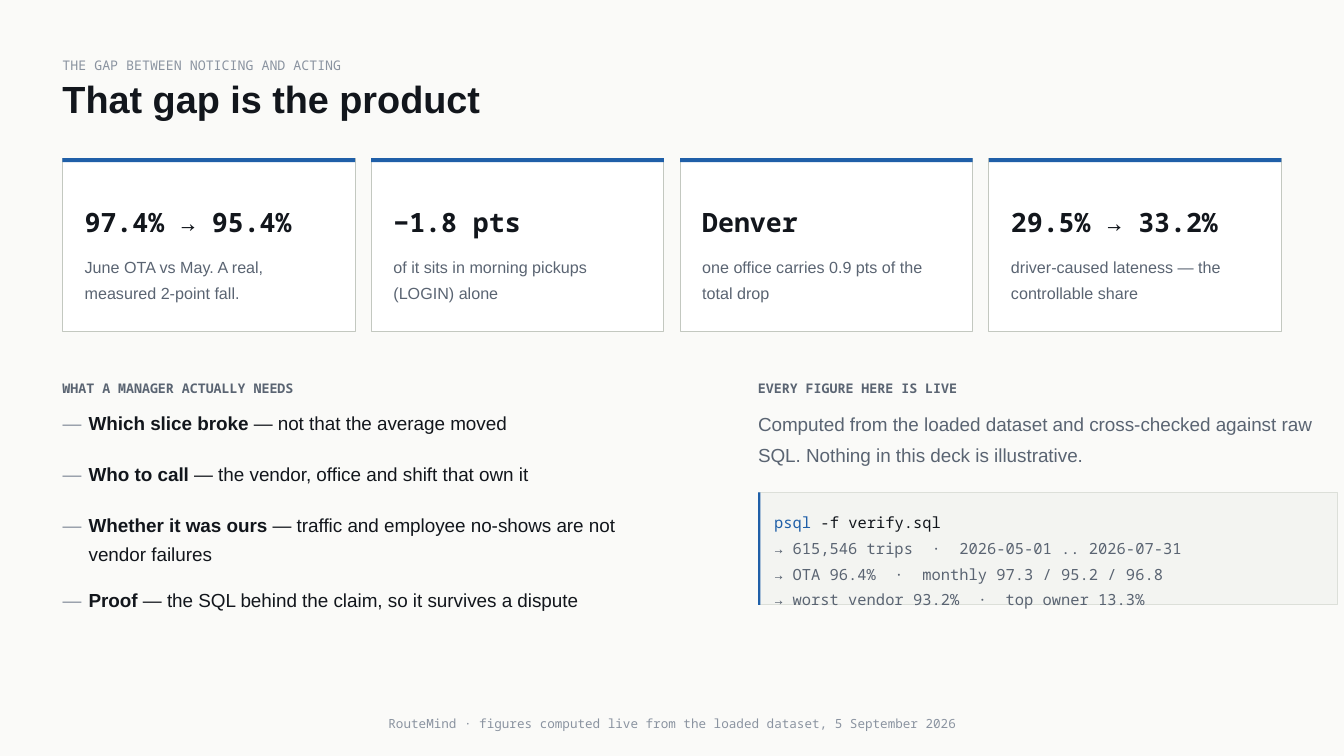
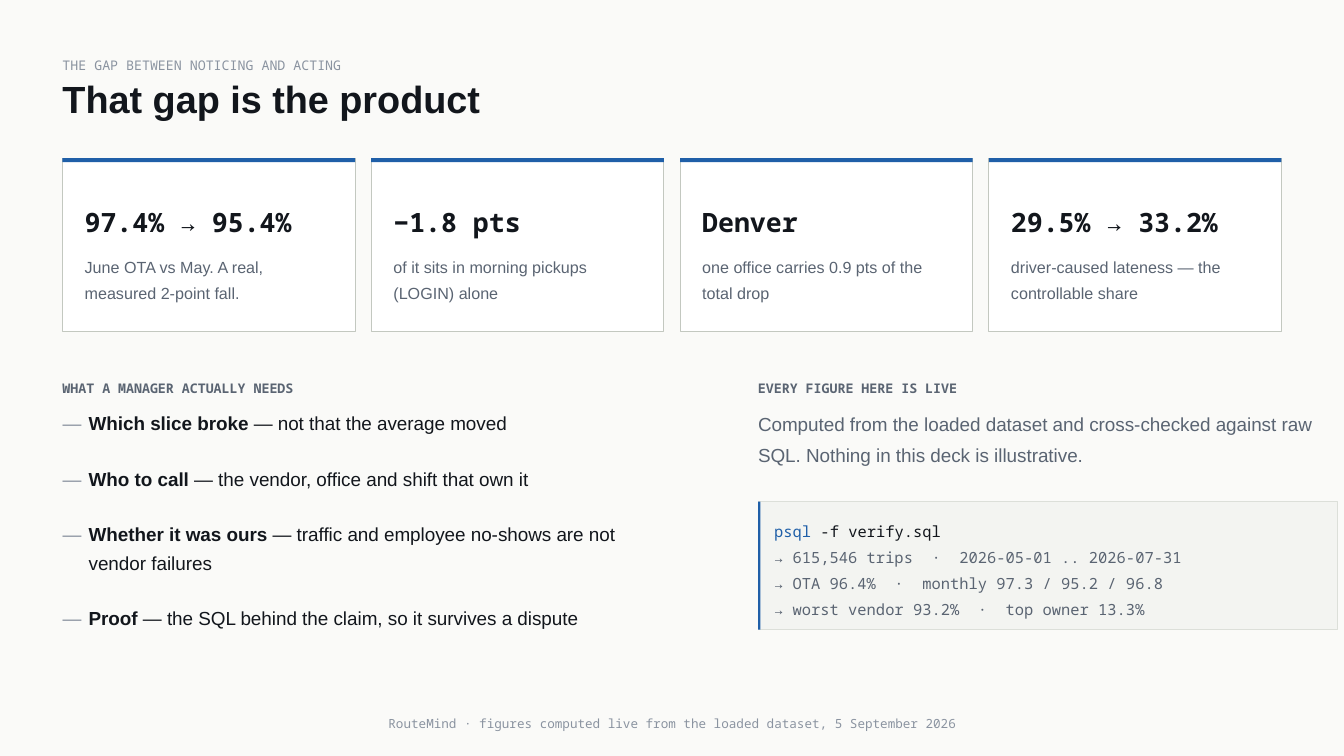
Before and after one commit to VishnuGupta16/routemind-service, a slide deck: slide 2 of docs/routemind-demo-deck.pptx. Drawn at 1344x756 pixels with LibreOffice and Linux fonts; fonts in the diff are those of the drawing. Boxes give left, top, right and bottom in pixels: in the first picture for what was removed or moved away, otherwise in the second. Text is boxed around its words. In the diff, an @@ line names an element or a change of style, - is before the commit and + after.

```diff
--- a/docs/routemind-demo-deck.pptx
+++ b/docs/routemind-demo-deck.pptx
@@ text "—" rewrapped from (x1=63, y1=456, x2=85, y2=486) to (x1=63, y1=461, x2=85, y2=496) @@
@@ text "Who to call — the ..." moved from (x1=89, y1=467, x2=528, y2=484) to (x1=89, y1=472, x2=528, y2=489) @@
@@ rectangle resized from (x1=758, y1=493, x2=1338, y2=606) to (x1=758, y1=502, x2=1338, y2=630) @@
@@ rectangle resized from (x1=758, y1=493, x2=760, y2=606) to (x1=758, y1=502, x2=760, y2=630) @@
@@ text "—" rewrapped from (x1=63, y1=507, x2=85, y2=537) to (x1=63, y1=516, x2=85, y2=552) @@
@@ text "Whether it was ours — ..." moved from (x1=89, y1=518, x2=615, y2=561) to (x1=89, y1=527, x2=615, y2=570) @@
@@ text "psql -f verify.sql" rewrapped from (x1=774, y1=516, x2=1163, y2=605) to (x1=774, y1=525, x2=1163, y2=619) @@
@@ text "—" rewrapped from (x1=63, y1=583, x2=85, y2=613) to (x1=63, y1=600, x2=85, y2=635) @@
@@ text "Proof — the SQL behind ..." moved from (x1=89, y1=593, x2=578, y2=611) to (x1=89, y1=611, x2=578, y2=629) @@
```
Also in this commit, not shown: 12 other slides changed, 1 other file.
